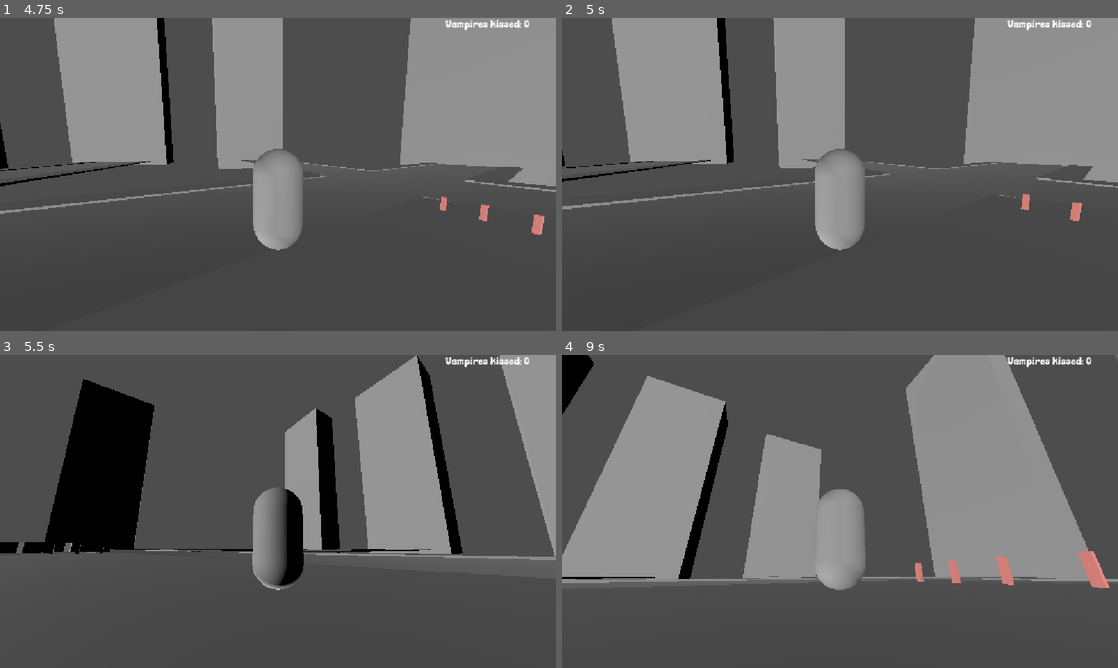
Above: before the commit, frames 1-4 (two rows, left to right).
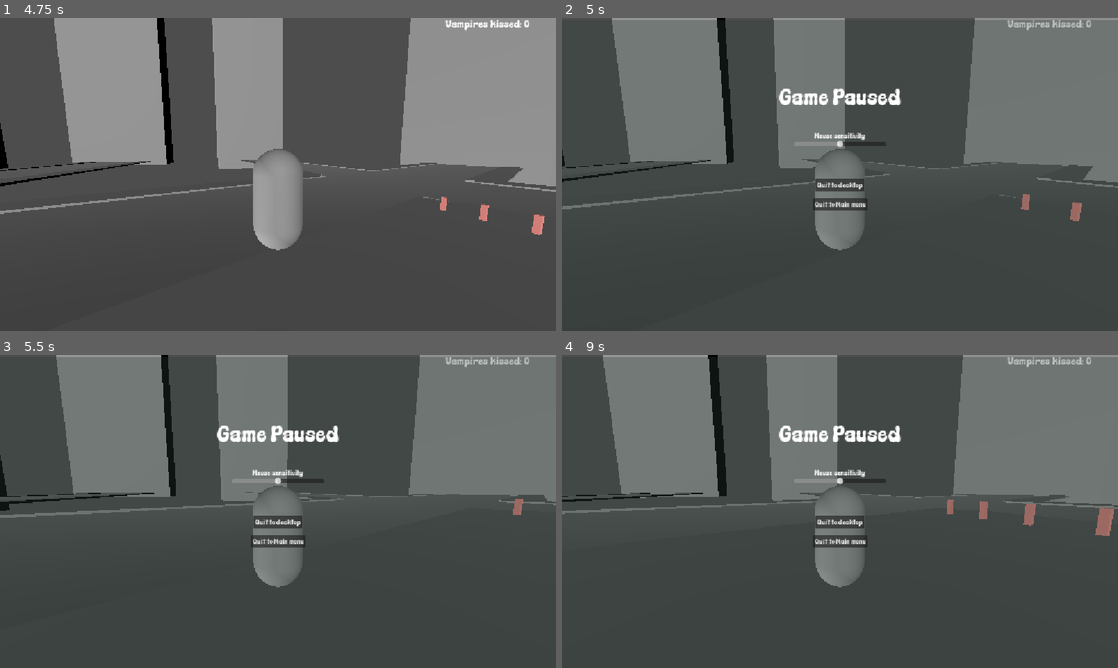
Above: after the commit, the same moments.

Repository: gamedagamez-dev/DownForTheCountGMTK2026
Game: Godot game, scene res://Scenes/UI/MainMenu/MainMenu.tscn
Same seed, same stepped clock (60 frames per second), same inputs: the game is played once before the commit and once after it.
Inputs (mouse positions are in pixels of both pictures, inside the frame that each line leads up to):
- Up to frame 1 (4.75 s): click "Start" at 0.5 s; tap Enter at 1.25 s; move the mouse to (305, 174) at 1.27 s; hold W (move_forward) from 1.28 s (still down); tap Space (movement_jump) at 1.35, 1.52, 1.82, 2.27, 2.3, 2.57, 2.85, 3.77, 3.8, 4.07, 4.35, 4.52 s; move the mouse to (250, 174) at 2.02 s; tap Shift (movement_sprint) at 2.1, 3.6 s; move the mouse to (289, 168) at 2.77 s; move the mouse to (272, 180) at 3.52 s; move the mouse to (316, 177) at 4.27 s
- Up to frame 2 (5 s): keep holding W (move_forward); tap Space (movement_jump) at 4.82 s; tap Escape (ui_cancel) at 4.9 s
- Up to frame 3 (5.5 s): move the mouse to (111, 464) at 5.02 s; release W (move_forward) at 5.03 s; hold A (move_left) from 5.03 s (still down); tap Shift (movement_sprint) at 5.1 s; tap Space (movement_jump) at 5.27, 5.3 s
- Up to frame 4 (9 s): tap Space (movement_jump) at 5.57, 5.85, 6.77, 6.8, 7.07, 7.35, 7.52, 7.82, 8.27, 8.3, 8.57, 8.85 s; move the mouse to (867, 511) at 5.77 s; release A (move_left) at 5.78 s; hold S (move_back) 5.78-6.53 s; move the mouse to (756, 433) at 6.52 s; hold D (move_right) 6.53-7.28 s; tap Shift (movement_sprint) at 6.6, 8.1 s; move the mouse to (962, 495) at 7.27 s; hold W (move_forward) 7.28-8.03 s; move the mouse to (728, 527) at 8.02 s; hold D (move_right) 8.03-8.78 s; move the mouse to (895, 442) at 8.77 s; hold S (move_back) from 8.78 s (still down)

Frame 1 is identical in both runs. In frame 2, 30% of the frame differs, in the area x 0-100%, y 0-75%; in frame 3, 44%; in frame 4, 54%, in the area x 0-100%, y 0-76%.

Commit message:
Pause menu

Diff:
--- a/Scenes/Player/player_3d.gd
+++ b/Scenes/Player/player_3d.gd
@@ -5,6 +5,7 @@
 @export var jump_velocity: float = 8
 @export var sprint_speed: float = 5.0
 @export var sprinting: bool = false
+@export var wall_jump_force = 6.0
 
 # Mouse look settings
 @export var mouse_sensitivity: float = 0.003
@@ -14,6 +15,8 @@
 @export var vampires_kissed: int = 0
 
 @onready var camera_pivot: Node3D = $Neck
+@onready var pause_menu: Control = get_node("PlayerUi/PauseMenu")
+
 var gravity: float = ProjectSettings.get_setting("physics/3d/default_gravity")
 
 func _ready() -> void:
@@ -48,8 +51,10 @@
 	# Release the mouse cursor if the player presses UI Cancel (Escape key by default)
 	if Input.is_action_just_pressed("ui_cancel"):
 		if Input.get_mouse_mode() == Input.MOUSE_MODE_CAPTURED:
+			pause_menu.visible = true
 			Input.set_mouse_mode(Input.MOUSE_MODE_VISIBLE)
 		else:
+			pause_menu.visible = false
 			Input.set_mouse_mode(Input.MOUSE_MODE_CAPTURED)
 
 func _physics_process(delta: float) -> void:
@@ -57,7 +62,16 @@
 		velocity.y -= gravity * delta
 
 	if Input.is_action_just_pressed("movement_jump") and is_on_floor():
-		velocity.y = jump_velocity
+		if is_on_floor():
+			velocity.y = jump_velocity
+		elif is_on_wall_only():
+			# Get the surface normal of the wall you are touching
+			var wall_normal = get_last_slide_collision().get_normal()
+
+			# Jump up and push away from the wall
+			velocity.y = jump_velocity
+			velocity.x = wall_normal.x * wall_jump_force
+			velocity.z = wall_normal.z * wall_jump_force
 
 	var input_dir := Input.get_vector("move_left", "move_right", "move_forward", "move_back")
 	var forward: Vector3 = global_transform.basis.z
@@ -72,3 +86,12 @@
 		velocity.z = move_toward(velocity.z, 0, speed)
 
 	move_and_slide()
+
+func toggle_pause():
+	var new_pause_state = !get_tree().paused
+	get_tree().paused = new_pause_state
+
+	if new_pause_state:
+		pause_menu.visible = true
+	else:
+		pause_menu.visible = false
--- /dev/null
+++ b/Scenes/UI/PauseMenu/pause_menu.gd
@@ -0,0 +1,9 @@
+extends Control
+
+
+
+func _on_exit_button_pressed() -> void:
+	get_tree().quit()
+
+func _on_main_menu_button_pressed() -> void:
+	get_tree(). change_scene_to_file("res://Scenes/UI/MainMenu/MainMenu.tscn")
--- a/Scenes/UI/PauseMenu/pause_menu.tscn
+++ b/Scenes/UI/PauseMenu/pause_menu.tscn
@@ -1,9 +1,85 @@
 [gd_scene format=3 uid="uid://rjww0ho3ipa"]
 
-[node name="PauseMenu" type="Control" unique_id=1965381542]
+[ext_resource type="Script" uid="uid://cdllx320iv1m" path="res://Scenes/UI/PauseMenu/pause_menu.gd" id="1_wtndc"]
+
+[node name="Pause_Menu" type="Control" unique_id=1965381542]
 layout_mode = 3
 anchors_preset = 15
 anchor_right = 1.0
 anchor_bottom = 1.0
 grow_horizontal = 2
 grow_vertical = 2
+script = ExtResource("1_wtndc")
+metadata/_edit_vertical_guides_ = [576.0]
+
+[node name="ColorRect" type="ColorRect" parent="." unique_id=347709982]
+layout_mode = 0
+offset_left = -1.0
+offset_top = 4.0
+offset_right = 1151.0
+offset_bottom = 652.0
+color = Color(0.17254902, 0.24705882, 0.21960784, 0.3254902)
+
+[node name="Label" type="Label" parent="." unique_id=1213288562]
+layout_mode = 0
+offset_left = 450.0
+offset_top = 138.0
+offset_right = 701.0
+offset_bottom = 192.0
+theme_override_font_sizes/font_size = 50
+text = "Game Paused"
+horizontal_alignment = 1
+
+[node name="SensContainer" type="Control" parent="." unique_id=890457574]
+anchors_preset = 0
+offset_left = 556.0
+offset_top = 235.0
+offset_right = 596.0
+offset_bottom = 275.0
+
+[node name="Label2" type="Label" parent="SensContainer" unique_id=1526572653]
+layout_mode = 0
+offset_left = -33.0
+offset_right = 72.0
+offset_bottom = 18.0
+text = "Mouse sensitivity"
+
+[node name="HSlider" type="HSlider" parent="SensContainer" unique_id=1054272833]
+layout_mode = 0
+offset_left = -76.0
+offset_top = 18.0
+offset_right = 116.0
+offset_bottom = 34.0
+value = 50.0
+
+[node name="QuitContainer" type="Control" parent="." unique_id=2117172550]
+anchors_preset = 0
+offset_left = 556.0
+offset_top = 333.0
+offset_right = 596.0
+offset_bottom = 373.0
+
+[node name="ExitButton" type="Button" parent="QuitContainer" unique_id=513520193]
+layout_mode = 0
+offset_left = -31.0
+offset_right = 70.0
+offset_bottom = 26.0
+text = "Quit to desktop"
+
+[node name="MainMenucontainer" type="Control" parent="." unique_id=1512015207]
+anchors_preset = 0
+offset_left = 556.0
+offset_top = 333.0
+offset_right = 596.0
+offset_bottom = 373.0
+
+[node name="MainMenuButton" type="Button" parent="MainMenucontainer" unique_id=1830346266]
+layout_mode = 0
+offset_left = -36.0
+offset_top = 40.0
+offset_right = 77.0
+offset_bottom = 66.0
+text = "Quit to Main menu"
+
+[connection signal="pressed" from="QuitContainer/ExitButton" to="." method="_on_exit_button_pressed"]
+[connection signal="pressed" from="MainMenucontainer/MainMenuButton" to="." method="_on_main_menu_button_pressed"]
--- a/Scenes/UI/PlayerUi/player_ui.tscn
+++ b/Scenes/UI/PlayerUi/player_ui.tscn
@@ -1,6 +1,7 @@
 [gd_scene format=3 uid="uid://bhqqukjsrwm3i"]
 
 [ext_resource type="Script" uid="uid://d24a24av5ddrq" path="res://Scenes/UI/PlayerUi/player_ui.gd" id="1_dywed"]
+[ext_resource type="PackedScene" uid="uid://rjww0ho3ipa" path="res://Scenes/UI/PauseMenu/pause_menu.tscn" id="2_vsx7o"]
 
 [node name="PlayerUi" type="Control" unique_id=425346966]
 layout_mode = 3
@@ -32,3 +33,7 @@
 offset_bottom = 26.0
 theme_override_font_sizes/font_size = 24
 text = "0"
+
+[node name="PauseMenu" parent="." unique_id=1965381542 instance=ExtResource("2_vsx7o")]
+visible = false
+layout_mode = 1
Not shown, added: Scenes/UI/PauseMenu/pause_menu.gd.uid
